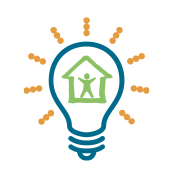
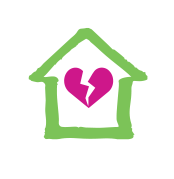
Layered file, before and after one edit (w=174, h=179). Changes by layer:
added layer "Vector Smart Object" (1st of 3) above "Vector Smart Object" over left=28, top=27, right=148, bottom=140
hid "Vector Smart Object" (3rd of 3) over left=23, top=17, right=150, bottom=161